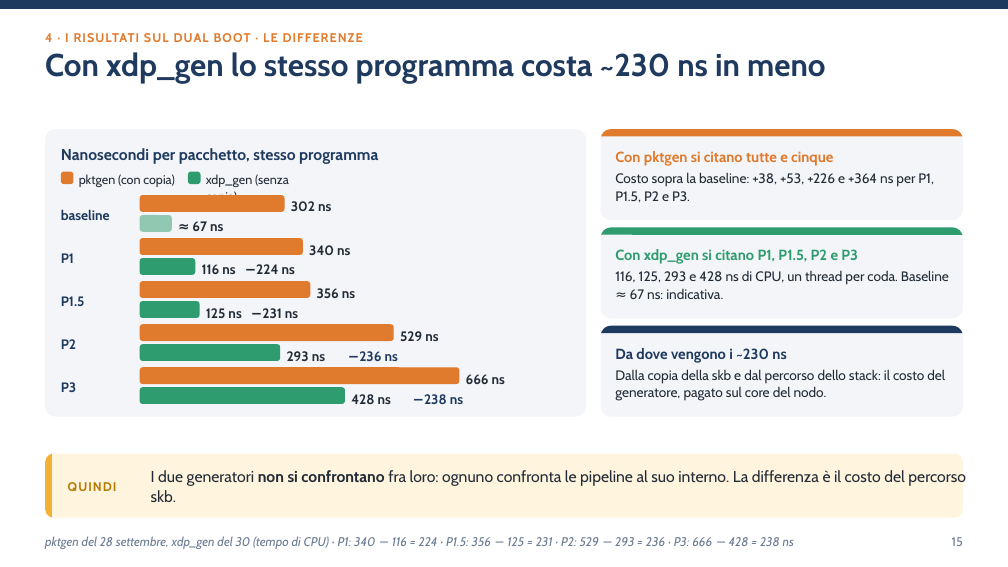
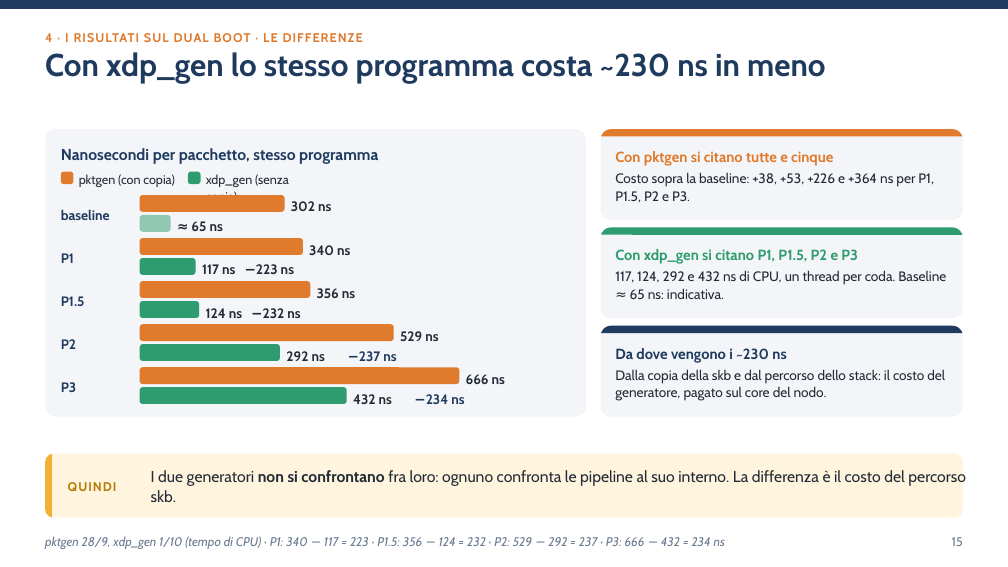
Before and after one commit to ettore-cantile/ipa_lab, a slide deck: slide 15 of docs/Test reale su dual boot.pptx. Drawn at 1008x567 pixels with LibreOffice and Linux fonts; fonts in the diff are those of the drawing. Boxes give left, top, right and bottom in pixels: in the first picture for what was removed or moved away, otherwise in the second. Text is boxed around its words. In the diff, an @@ line names an element or a change of style, - is before the commit and + after.

```diff
--- a/docs/Test reale su dual boot.pptx
+++ b/docs/Test reale su dual boot.pptx
@@ text at [191,221,223,231]: text changed @@
-≈ 67 ns
+≈ 65 ns
@@ text at [202,264,294,274]: text changed @@
-116 ns −224 ns
+117 ns −223 ns
@@ text at [615,270,946,299]: text changed @@
-116, 125, 293 e 428 ns di CPU, un thread per coda. Baseline ≈ 67 ns: indicativa.
+117, 124, 292 e 432 ns di CPU, un thread per coda. Baseline ≈ 65 ns: indicativa.
@@ text at [206,308,300,318]: text changed @@
-125 ns −231 ns
+124 ns −232 ns
@@ text at [286,351,325,361]: text changed @@
-293 ns
+292 ns
@@ text at [359,351,396,361]: text changed @@
-−236 ns
+−237 ns
@@ text at [353,394,392,404]: text changed @@
-428 ns
+432 ns
@@ text at [426,394,464,404]: text changed @@
-−238 ns
+−234 ns
@@ text at [45,536,725,549]: text changed @@
-pktgen del 28 settembre, xdp_gen del 30 (tempo di CPU) · P1: 340 − 116 = 224 · P1.5: 356 − 125 = 231 · P2: 529 − 293 = 236 · P3: 666 − 428 = 238 ns
+pktgen 28/9, xdp_gen 1/10 (tempo di CPU) · P1: 340 − 117 = 223 · P1.5: 356 − 124 = 232 · P2: 529 − 292 = 237 · P3: 666 − 432 = 234 ns
```
Also in this commit, not shown: 5 other slides changed, 27 other files.
